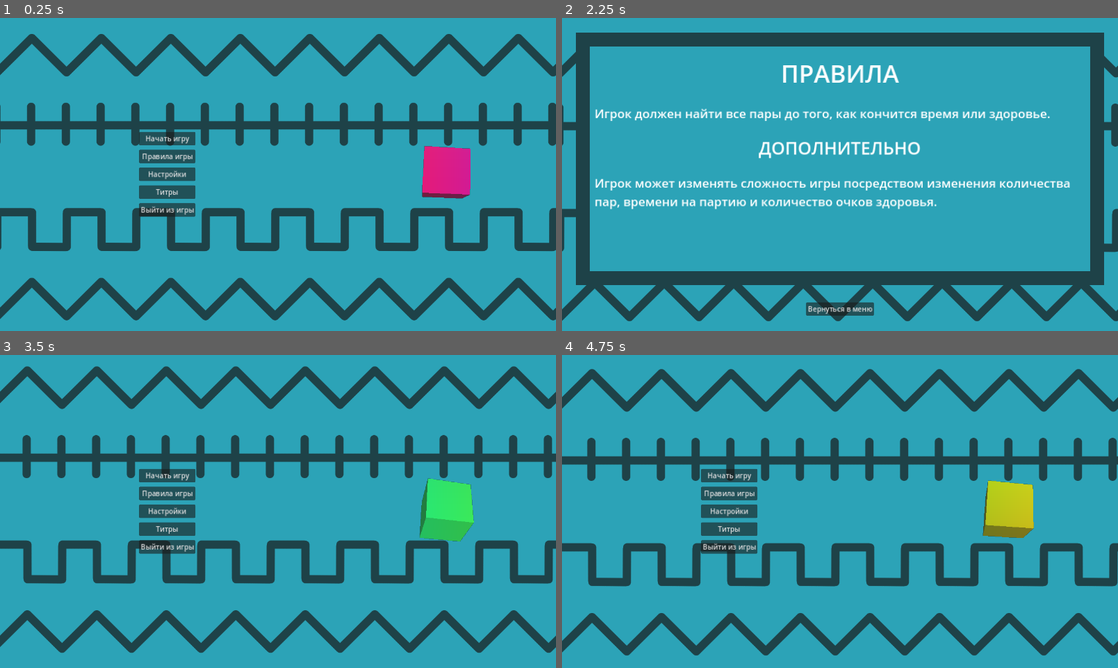
Above: before the commit, frames 1-4 (two rows, left to right).
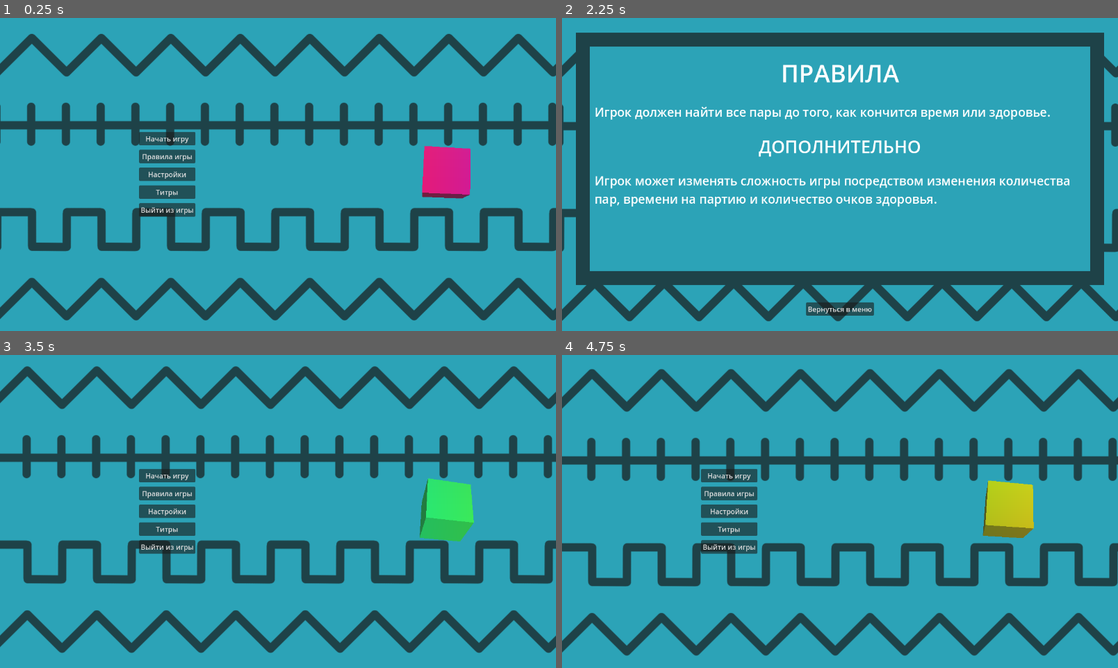
Above: after the commit, the same moments.

Repository: Salenhard/Interactive-graphic-systems
Game: Godot game, scene res://Scenes/main_menu.tscn
Two runs of this game, one before a commit and one after it. Both use one fixed random seed, a clock stepped at 60 frames per second and the inputs below.
Inputs:
- Up to frame 1 (0.25 s): no input
- Up to frame 2 (2.25 s): click "Начать игру" at 0.5 s; click "Начать игру" at 1.25 s; click "Правила игры" at 2 s
- Up to frame 3 (3.5 s): click "Вернуться в меню" at 2.75 s
- Up to frame 4 (4.75 s): click "Настройки" at 3.5 s; click "Вернуться в меню" at 4.25 s

The runs differ from the first frame. In frame 1, 0.4% of the frame differs, in the area x 25-85%, y 37-63%; in frame 2, 5.0%, in the area x 6-92%, y 14-95%; in frame 3, 0.4%; in frame 4, 0.4%.

Commit message:
Updated project settings

Diff:
--- a/Lab-s/3/Godot/project.godot
+++ b/Lab-s/3/Godot/project.godot
@@ -20,7 +20,8 @@
 
 window/size/viewport_width=1280
 window/size/viewport_height=720
-window/stretch/mode="canvas_items"
+window/stretch/mode="viewport"
+window/stretch/aspect="expand"
 
 [rendering]
 
